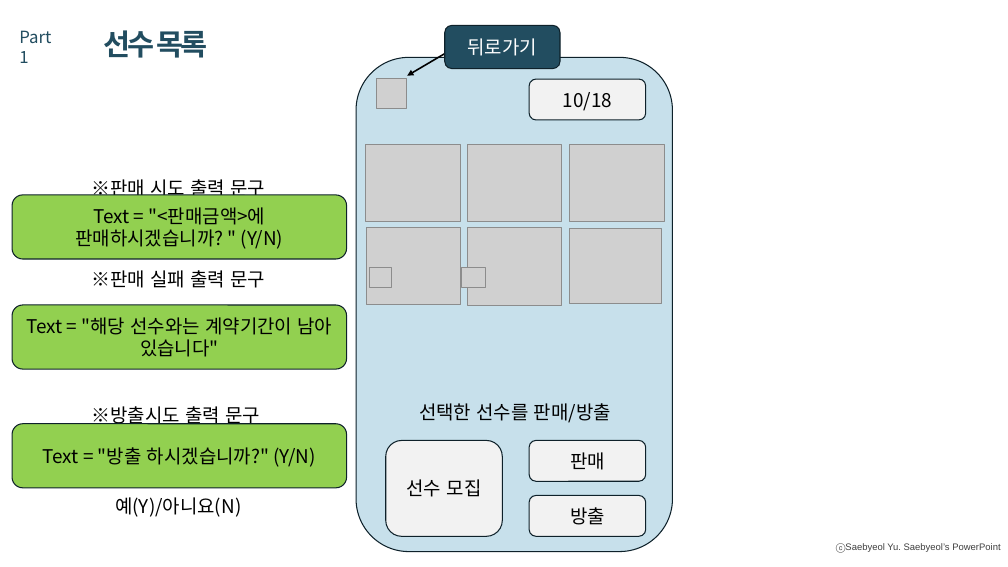
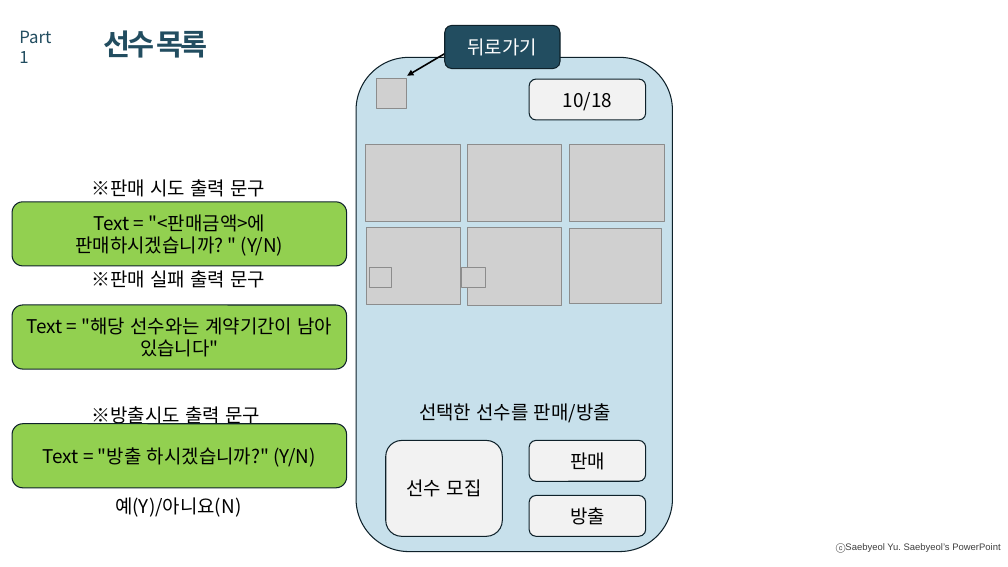
Before and after one commit to Yuhan2024GameDev2-2/GameEngine, a slide deck: slide 10 of YB기획서/프로젝트YB프로토타입_개발기획서.pptx (slide 9 before the commit). Drawn at 1008x567 pixels with LibreOffice and Linux fonts; fonts in the diff are those of the drawing; grey boxes stand for pictures. Boxes give left, top, right and bottom in pixels: in the first picture for what was removed or moved away, otherwise in the second. Text is boxed around its words. In the diff, an @@ line names an element or a change of style, - is before the commit and + after.

```diff
--- a/YB기획서/프로젝트YB프로토타입_개발기획서.pptx
+++ b/YB기획서/프로젝트YB프로토타입_개발기획서.pptx
@@ rounded rectangle "Text = "<판매금액>에 판매하시겠습니까? " ..." moved from (x1=12, y1=195, x2=347, y2=259) to (x1=12, y1=202, x2=347, y2=266) @@
```
Also in this commit, not shown: 10 other slides changed, 9 slides added.
